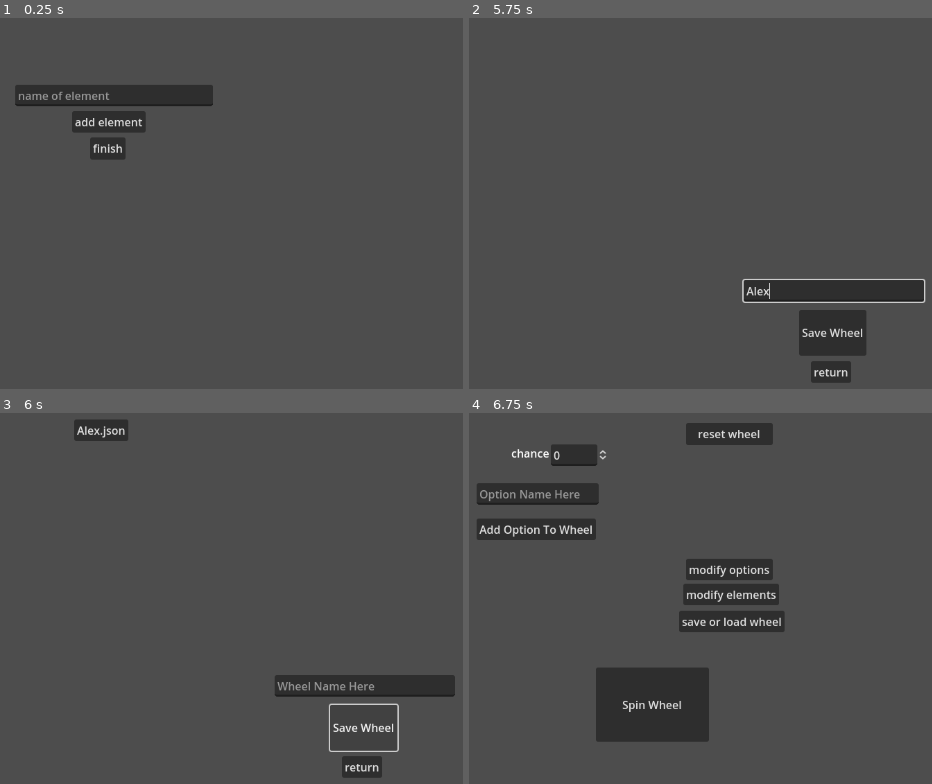
Above: before the commit, frames 1-4 (two rows, left to right).
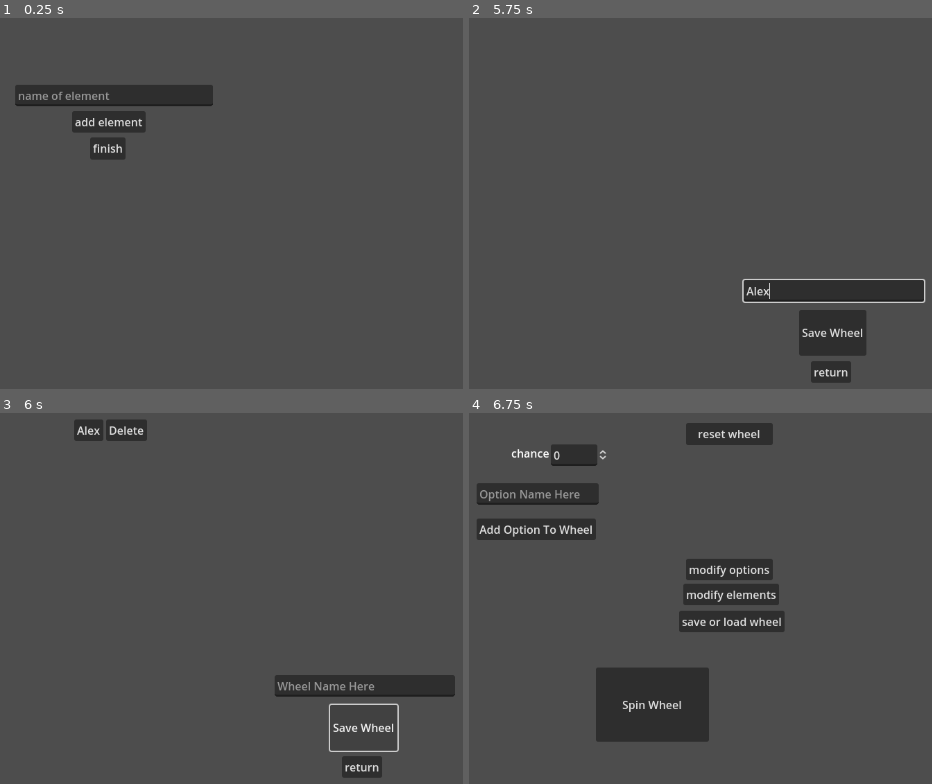
Above: after the commit, the same moments.

Repository: ArminKuburas/godot_spinner
Game: Godot game, scene res://wheel_element_creation.tscn
The game is run twice, just before and just after one commit, with the same random seed, the same clock (stepped at 60 frames per second) and the same inputs.
Inputs (mouse positions are in pixels of both pictures, inside the frame that each line leads up to):
- Up to frame 1 (0.25 s): no input
- Up to frame 2 (5.75 s): click (584, 95) at 0.52 s; type "Alex" at 0.6 s; click "finish" at 1.25 s; click (538, 99) at 2.02 s; type "Alex" at 2.1 s; click "Spin Wheel" at 2.75 s; click "Add Option To Wheel" at 3.5 s; click "save or load wheel" at 4.25 s; click (834, 292) at 5.02 s; type "Alex" at 5.1 s
- Up to frame 3 (6 s): click "Save Wheel" at 5.75 s
- Up to frame 4 (6.75 s): click "return" at 6.5 s

Frames 1-2 are identical in both runs. In frame 3, 0.3% of the frame differs, in the area x 21-32%, y 1-8%; in frame 4, nothing differs.

Commit message:
feat: not finished. Added a wheel but not working.

Diff:
--- a/godot-spinner-project/load_save_file.gd
+++ b/godot-spinner-project/load_save_file.gd
@@ -1,5 +1,7 @@
 extends Control
 var save_path = "user://wheels/"
+var file_to_delete = ""
+var hbox_to_remove = null
 
 # Called when the node enters the scene tree for the first time.
 func _ready() -> void:
@@ -12,13 +14,25 @@
 		var file_name = dir.get_next()
 		while file_name != "":
 			if !dir.current_is_dir() and file_name.ends_with(".json"):
-				print("Saved wheel: ", file_name)
-				var item = Button.new()
-				item.text = file_name
-				item.connect("pressed", Callable(self, "_on_wheel_button_pressed").bind(file_name))
-				$save_files_ScrollContainer/save_files_VBoxContainer.add_child(item)
+				var hbox = HBoxContainer.new()
+				# Create the load button
+				var load_button = Button.new()
+				load_button.text = file_name.substr(0, file_name.length() - 5) # Remove ".json"
+				load_button.connect("pressed", Callable(self, "_on_wheel_button_pressed").bind(file_name))
+				hbox.add_child(load_button)
+				# Create the delete button
+				var delete_button = Button.new()
+				delete_button.text = "Delete"
+				delete_button.connect("pressed", Callable(self, "_on_delete_button_pressed").bind(file_name, hbox))
+				hbox.add_child(delete_button)
+				$save_files_ScrollContainer/save_files_VBoxContainer.add_child(hbox)
 			file_name = dir.get_next()
 		dir.list_dir_end()
+
+func _on_delete_button_pressed(file_name: String, hbox: HBoxContainer) -> void:
+	file_to_delete = file_name
+	hbox_to_remove = hbox
+	$DeleteConfirmationDialog.popup_centered()
 
 func _on_wheel_button_pressed(file_name: String) -> void:
 	load_wheel(file_name)
@@ -51,10 +65,16 @@
 				exists = true
 				break
 		if not exists:
-			var item = Button.new()
-			item.text = file_name
-			item.connect("pressed", Callable(self, "_on_wheel_button_pressed").bind(file_name))
-			$save_files_ScrollContainer/save_files_VBoxContainer.add_child(item)
+			var hbox = HBoxContainer.new()
+			var load_button = Button.new()
+			load_button.text = file_name.substr(0, file_name.length() - 5)
+			load_button.connect("pressed", Callable(self, "_on_wheel_button_pressed").bind(file_name))
+			hbox.add_child(load_button)
+			var delete_button = Button.new()
+			delete_button.text = "Delete"
+			delete_button.connect("pressed", Callable(self, "_on_delete_button_pressed").bind(file_name, hbox))
+			hbox.add_child(delete_button)
+			$save_files_ScrollContainer/save_files_VBoxContainer.add_child(hbox)
 
 func save_wheel(file_name: String) -> void:
 	var file = FileAccess.open(save_path + file_name + ".json", FileAccess.WRITE)
@@ -69,3 +89,13 @@
 
 func _on_return_pressed() -> void:
 	get_tree().change_scene_to_file("res://node_2d.tscn")
+
+func _on_delete_dialog_confirmed() -> void:
+	if file_to_delete != "" and hbox_to_remove != null:
+		var file_path = save_path + "/" + file_to_delete
+		if FileAccess.file_exists(file_path):
+			DirAccess.remove_absolute(file_path)
+			$save_files_ScrollContainer/save_files_VBoxContainer.remove_child(hbox_to_remove)
+			hbox_to_remove.queue_free() # Removes the HBoxContainer holding the buttons from the scene tree
+		file_to_delete = ""
+		hbox_to_remove = null
--- a/godot-spinner-project/load_save_file.tscn
+++ b/godot-spinner-project/load_save_file.tscn
@@ -43,5 +43,10 @@
 offset_bottom = 561.0
 text = "return"
 
+[node name="DeleteConfirmationDialog" type="ConfirmationDialog" parent="."]
+title = "Are you sure you want to delete that?"
+size = Vector2i(500, 100)
+
 [connection signal="pressed" from="wheel_save_button" to="." method="_on_wheel_save_button_pressed"]
 [connection signal="pressed" from="return" to="." method="_on_return_pressed"]
+[connection signal="confirmed" from="DeleteConfirmationDialog" to="." method="_on_delete_dialog_confirmed"]
--- a/godot-spinner-project/node_2d.gd
+++ b/godot-spinner-project/node_2d.gd
@@ -13,6 +13,8 @@
 		Global.wheel_options.clear()
 	print("Type of options: ", typeof(options))
 	create_elements_menu()
+	$wheel.options = options
+	$wheel.update_wheel()
 
 func create_elements_menu() -> void:
 	var scroll_container = $elements_wheel.get_node("ElementModifications")
@@ -32,20 +34,21 @@
 	pass
 
 func spin_wheel():
-	if options.size() == 0:
-		print("No options available.")
-		return
-	var total_chance = 0
-	for option in options:
-		total_chance += option["chance"]
-	var random_value = randf() * total_chance
-
-	var cumulative_chance = 0
-	for option in options:
-		cumulative_chance += option["chance"]
-		if random_value <= cumulative_chance && option["chance"] != 0:
-			print("Selected option: ", option["name"])
-			return
+	$wheel.spin_wheel()
+#	if options.size() == 0:
+#		print("No options available.")
+		#return
+	#var total_chance = 0
+	#for option in options:
+		#total_chance += option["chance"]
+	#var random_value = randf() * total_chance
+	#
+	#var cumulative_chance = 0
+	#for option in options:
+		#cumulative_chance += option["chance"]
+		#if random_value <= cumulative_chance && option["chance"] != 0:
+			#print("Selected option: ", option["name"])
+			#return
 
 
 func _on_button_pressed() -> void:
@@ -70,6 +73,8 @@
 			print("Could not find SpinBox for element: ", element)
 	print("Type of options: ", typeof(options))
 	options.push_back({"name": option_name, "chance": chance, "effects": effects})
+	$wheel.options = options
+	$wheel.update_wheel()
 	$option_chance.value = 0
 	$option_name.text = ""
 	reset_spinbox_values()
--- a/godot-spinner-project/node_2d.tscn
+++ b/godot-spinner-project/node_2d.tscn
@@ -1,6 +1,7 @@
-[gd_scene load_steps=2 format=3 uid="uid://5wb6meichrgk"]
+[gd_scene load_steps=3 format=3 uid="uid://5wb6meichrgk"]
 
 [ext_resource type="Script" path="res://node_2d.gd" id="1_l6ipv"]
+[ext_resource type="Script" path="res://wheel.gd" id="2_uu016"]
 
 [node name="Node2D" type="Node2D"]
 script = ExtResource("1_l6ipv")
@@ -87,6 +88,10 @@
 offset_bottom = 351.0
 text = "save or load wheel"
 
+[node name="wheel" type="Polygon2D" parent="."]
+position = Vector2(871.89, 312.203)
+script = ExtResource("2_uu016")
+
 [connection signal="pressed" from="Button" to="." method="_on_button_pressed"]
 [connection signal="pressed" from="ConfirmButton" to="." method="_on_confirm_button_pressed"]
 [connection signal="pressed" from="reset_wheel" to="." method="_on_reset_wheel_pressed"]
--- /dev/null
+++ b/godot-spinner-project/wheel.gd
@@ -0,0 +1,88 @@
+extends Polygon2D
+
+var options = []
+var total_chance = 0.0
+var slices = []
+var colors = []
+var is_spinning = false
+
+func _ready() -> void:
+	# Prepare the initial wheel if options exist
+	if options.size() > 0:
+		update_wheel()
+
+func update_wheel():
+	total_chance = 0.0
+	slices.clear()
+	colors.clear()
+
+	# Calculate total chance
+	for option in options:
+		total_chance += option.chance
+
+	# Create slices based on the chance values
+	var start_angle = 0.0
+	for option in options:
+		var slice_angle = option.chance / total_chance * PI * 2.0
+		var slice = create_slice(start_angle, slice_angle)
+		slices.append(slice)
+
+		# Determine color based on slice size
+		var color_intensity = option.chance / total_chance
+		var color = Color(0.0, 0.0, 1.0, 1.0)  # Base blue color
+		color = color.darkened(1.0 - color_intensity)
+		colors.append(color)
+
+		start_angle += slice_angle
+
+	# Set the points and colors of the Polygon2D
+	self.polygon = merge_slices(slices)
+	if colors.size() == 1:
+			self.color = colors[0]  # If only one color, just use the first color
+	if colors.size() > 1:
+		self.colors = merge_colors(colors)  # Apply the colors
+
+func create_slice(start_angle: float, slice_angle: float) -> PackedVector2Array:
+	var slice = PackedVector2Array()
+	var segments = 30  # Number of segments for smoothness
+	slice.append(Vector2(0, 0))  # Center of the circle
+	for i in range(segments + 1):
+		var angle = start_angle + i * slice_angle / segments
+		slice.append(Vector2(cos(angle), sin(angle)) * 100)  # 100 is the radius
+	return slice
+
+func merge_slices(slices: Array) -> PackedVector2Array:
+	var merged = PackedVector2Array()
+	for slice in slices:
+		merged.append_array(slice)
+	return merged
+
+func merge_colors(colors: Array) -> PackedColorArray:
+	var merged_colors = PackedColorArray()
+	for i in range(colors.size()):
+		for j in range(31):  # Repeat the color for each segment
+			merged_colors.append(colors[i])
+	return merged_colors
+
+func spin_wheel():
+	if is_spinning:
+		return
+
+	is_spinning = true
+	var tween = create_tween()
+	var rotation_duration = 2.0  # Adjust duration as needed
+	var target_rotation = randf() * 360 + 1080  # Spin at least 3 full rotations
+	tween.tween_property(self, "rotation_degrees", target_rotation, rotation_duration)
+	tween.tween_callback(Callable(self, "_on_spin_complete"))
+
+func _on_spin_complete():
+	is_spinning = false
+	# Calculate which option was selected based on the final rotation angle
+	var final_angle = (fmod(rotation_degrees, 360.0)) / 360 * PI * 2.0
+	var cumulative_angle = 0.0
+
+	for i in range(slices.size()):
+		cumulative_angle += slices[i][1].angle()  # Approximate the slice angle
+		if final_angle <= cumulative_angle:
+			print("Selected option: ", options[i]["name"])
+			break
